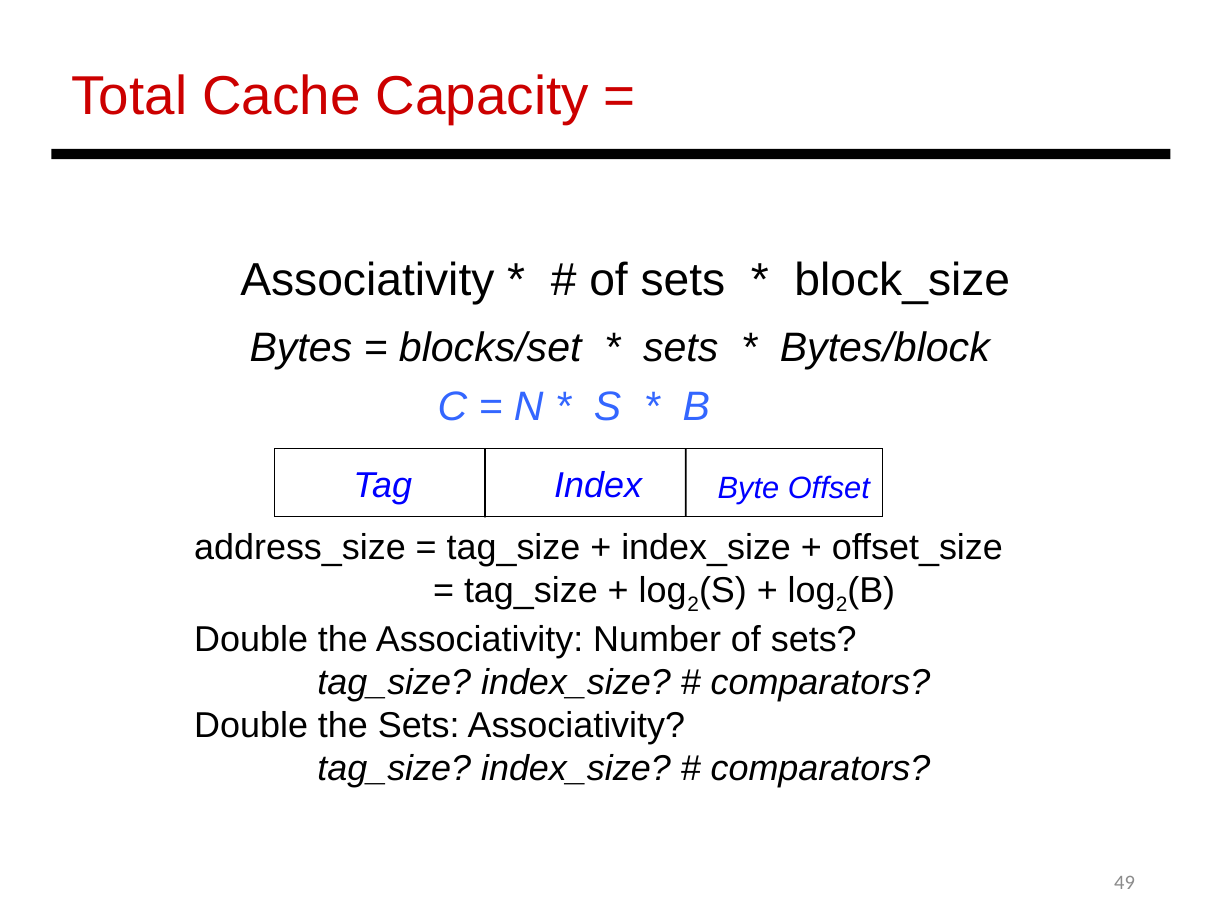
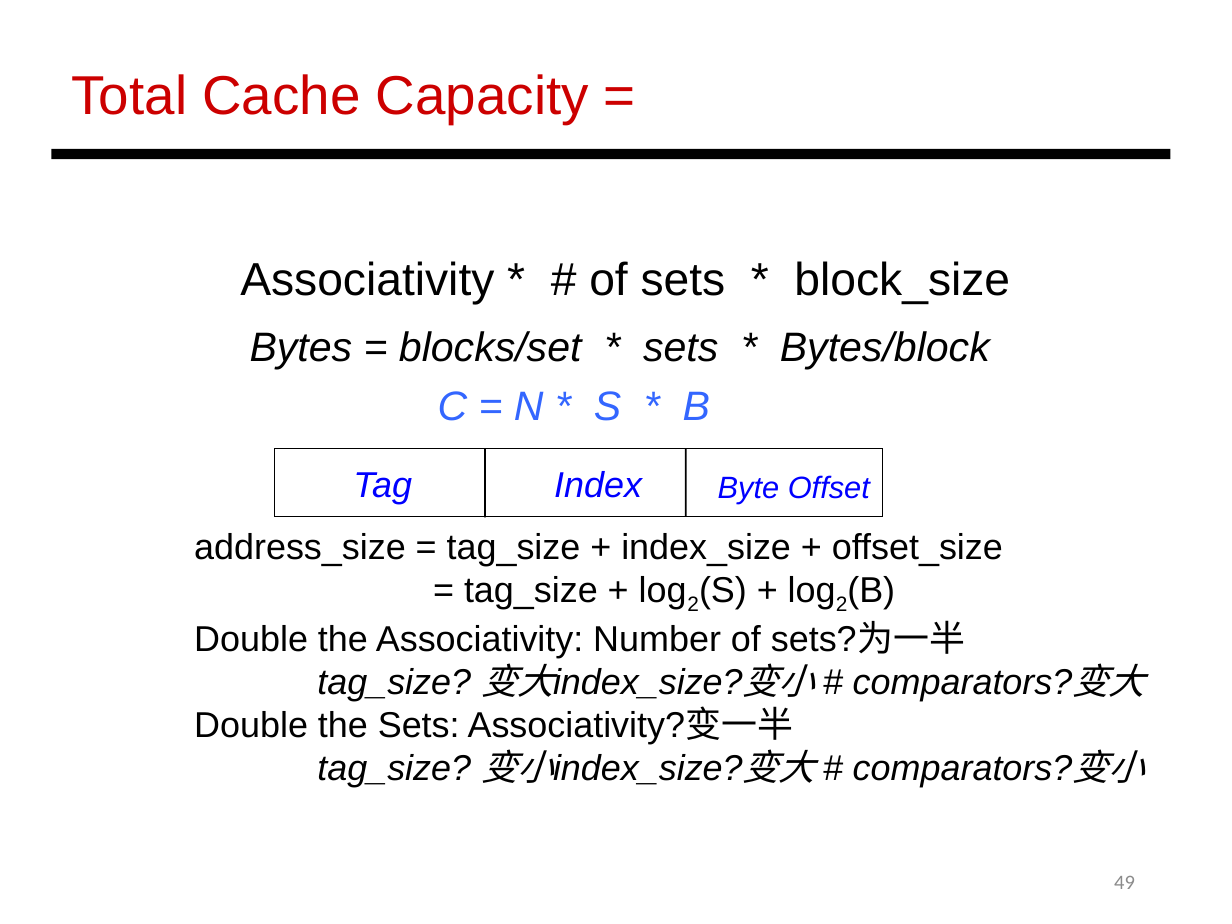
Before and after one commit to LjBLincoln/Computer-Organization, a slide deck: slide 49 of PPT/Review.pptx. Drawn at 1232x924 pixels with LibreOffice and Linux fonts; fonts in the diff are those of the drawing. Boxes give left, top, right and bottom in pixels: in the first picture for what was removed or moved away, otherwise in the second. Text is boxed around its words. In the diff, an @@ line names an element or a change of style, - is before the commit and + after.

```diff
--- a/PPT/Review.pptx
+++ b/PPT/Review.pptx
@@ text at bbox=[194, 623, 1144, 787]: text changed @@
-Double the Associativity: Number of sets?
-tag_size? index_size? # comparators?
-Double the Sets: Associativity?
-tag_size? index_size? # comparators?
+Double the Associativity: Number of sets?为一半
+tag_size? 变大index_size?变小 # comparators?变大
+Double the Sets: Associativity?变一半
+tag_size? 变小index_size?变大 # comparators?变小
```
Also in this commit, not shown: 12 other slides changed, 10 other files.
